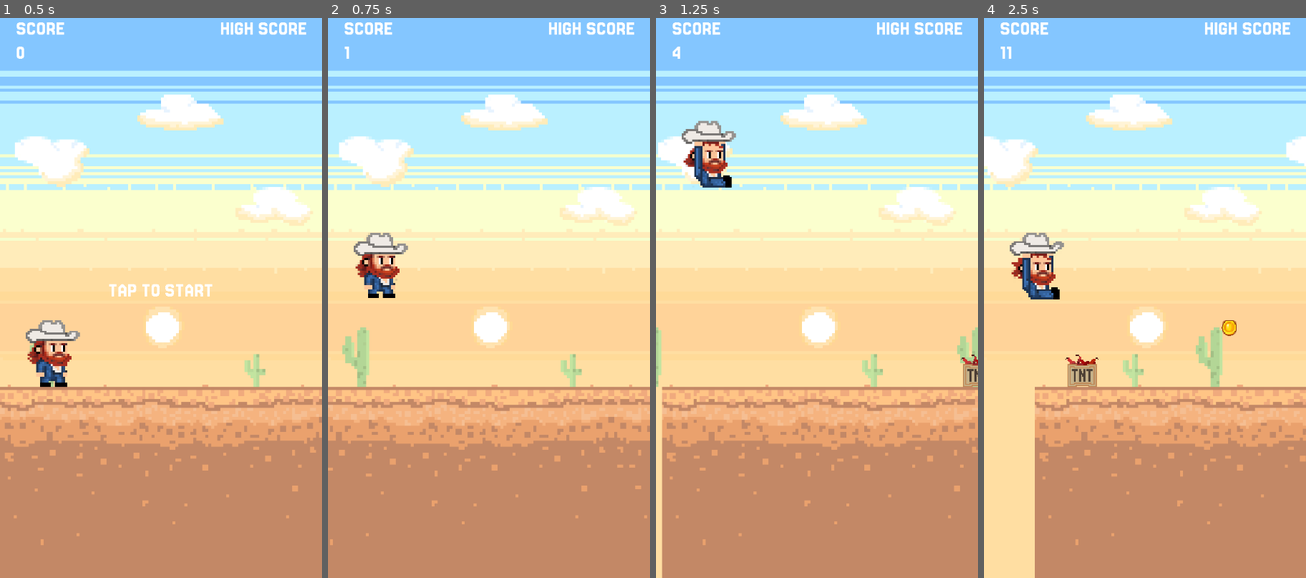
Above: before the commit, frames 1-4 (left to right).
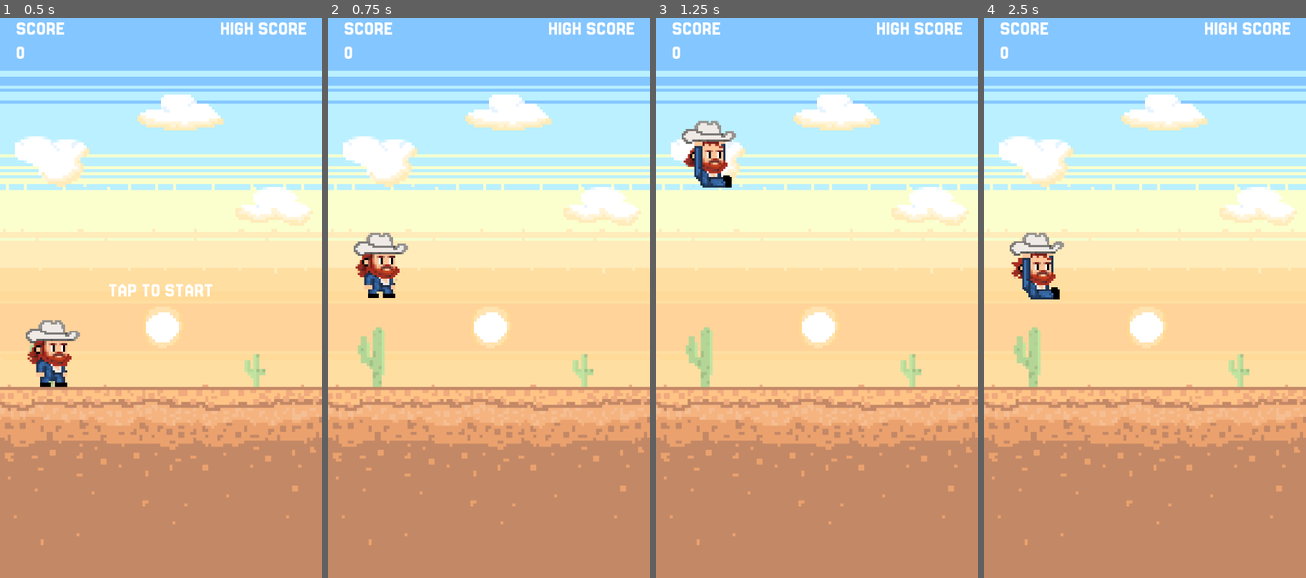
Above: after the commit, the same moments.

Repository: rgomezp/cowboy-game
Game: Godot game, scene res://scenes/main.tscn
Same seed, same stepped clock (60 frames per second), same inputs: the game is played once before the commit and once after it.
Inputs:
- Up to frame 1 (0.5 s): no input
- Up to frame 2 (0.75 s): tap Enter (ui_accept) at 0.5 s
- Up to frame 3 (1.25 s): tap Enter (ui_accept) at 0.77 s
- Up to frame 4 (2.5 s): tap Enter (ui_accept) at 1.52 s; hold Down (ui_down) from 2.03 s (still down)

Frame 1 is identical in both runs. In frame 2, 5.4% of the frame differs, in the area x 0-100%, y 5-95%; in frame 3, 7.5%; in frame 4, 15%, in the area x 0-100%, y 5-100%.
Error after the commit: Invalid call. Nonexistent function 'set_difficulty_level' in base 'Node (ObstacleManager.gd)'. (res://scenes/main.gd:281)

Commit message:
Add difficulty level system with 3 levels
- Add difficulty level tracking based on distance thresholds
- Level 1: 0-19,999 distance (speed 10)
- Level 2: 20,000-499,999 distance (speed 12.5)
- Level 3: 500,000+ distance (speed 15)
- Replace distance-based speed calculation with level-based speeds
- Add difficulty level display to HUD for debugging
- Reset difficulty level on new game

Diff:
--- a/scenes/main.gd
+++ b/scenes/main.gd
@@ -59,6 +59,12 @@
 var game_over_in_progress : bool = false  # Track if game over is already triggered
 var explosion_in_progress : bool = false  # Track if TNT explosion is playing (stops movement)
 
+# Difficulty system
+var current_difficulty_level : int = 1
+const LEVEL_1_THRESHOLD : int = 0      # Start at level 1
+const LEVEL_2_THRESHOLD : int = 20000  # Switch to level 2 at 20k distance
+const LEVEL_3_THRESHOLD : int = 500000 # Switch to level 3 at 50k distance
+
 # Score delta display variables
 var score_delta_timer: float = 0.0
 var score_delta_color_white: bool = true  # Track color alternation
@@ -204,6 +210,7 @@
 	game_running = false
 	get_tree().paused = false
 	distance = 0  # Reset distance
+	current_difficulty_level = 1  # Reset to level 1
 
 	# Reset the nodes
 	$Player.position = PLAYER_START_POS
@@ -223,6 +230,30 @@
 	# Reset music to play from the beginning
 	reset_music()
 
+func update_difficulty_level():
+	# Determine difficulty level based on distance
+	if distance >= LEVEL_3_THRESHOLD:
+		current_difficulty_level = 3
+	elif distance >= LEVEL_2_THRESHOLD:
+		current_difficulty_level = 2
+	else:
+		current_difficulty_level = 1
+
+func update_hud_difficulty_level():
+	# Update HUD with current difficulty level for debugging
+	if not $Hud.has_node("DifficultyLevel"):
+		# Create difficulty level label if it doesn't exist
+		var level_label = Label.new()
+		level_label.name = "DifficultyLevel"
+		level_label.text = "Level: " + str(current_difficulty_level)
+		level_label.position = Vector2(54, 10)
+		var font = load("res://assets/fonts/retro.ttf")
+		if font:
+			level_label.add_theme_font_override("font", font)
+		level_label.add_theme_font_size_override("font_size", 40)
+		$Hud.add_child(level_label)
+	else:
+		$Hud.get_node("DifficultyLevel").text = "Level: " + str(current_difficulty_level)
 
 # Game logic happens here
 func _process(delta: float) -> void:
@@ -231,32 +262,51 @@
 		if powerup_manager:
 			powerup_manager.update(delta, self)
 
-		# Calculate speed based on distance traveled, not score
-		@warning_ignore("integer_division")
-		speed = START_SPEED + distance / SPEED_MODIFIER
-		if speed > MAX_SPEED:
-			speed = MAX_SPEED
+		# Update difficulty level based on distance
+		update_difficulty_level()
+
+		# Calculate speed based on difficulty level
+		# Level 1: speed 10, Level 2: speed 12.5, Level 3: speed 15
+		if current_difficulty_level == 1:
+			speed = 10.0
+		elif current_difficulty_level == 2:
+			speed = 12.5
+		else:  # Level 3
+			speed = 15.0
 
 		# Apply powerup speed modifier (e.g., from gokart)
 		speed *= powerup_manager.get_speed_modifier()
 
-		# Generate obstacles
-		var new_obstacle = obstacle_manager.generate_obstacle(distance)
-		if new_obstacle:
-			obstacle_manager.add_obstacle(new_obstacle)
-
-		# Check butterfly spawning
-		var butterfly = butterfly_spawner.update(delta, distance)
+		# Update obstacle manager with current difficulty level
+		obstacle_manager.set_difficulty_level(current_difficulty_level)
+
+		# Generate obstacles (returns array - single at level 1, pair at level 2+)
+		# Use actual camera position for accurate spawning
+		var new_obstacles = obstacle_manager.generate_obstacle(distance, $Camera2D.position.x)
+		for new_obstacle in new_obstacles:
+			if new_obstacle:
+				obstacle_manager.add_obstacle(new_obstacle)
+
+		# Update butterfly spawner with current difficulty level
+		butterfly_spawner.set_difficulty_level(current_difficulty_level)
+
+		# Check butterfly spawning (always single, frequency adjusts with difficulty)
+		# Use actual camera position for accurate spawning
+		var butterfly = butterfly_spawner.update(delta, distance, $Camera2D.position.x)
 		if butterfly:
 			obstacle_manager.add_obstacle(butterfly)
 
-		# Check coin spawning
-		var coin = coin_spawner.update(delta, distance)
+		# Check coin spawning (use actual camera position for accurate spawning)
+		var coin = coin_spawner.update(delta, distance, $Camera2D.position.x)
 		if coin:
 			coin_manager.add_coin(coin)
 
-		# Check foe spawning
-		var foe = foe_spawner.update(distance)
+		# Update foe spawner with current difficulty level
+		foe_spawner.set_difficulty_level(current_difficulty_level)
+
+		# Check foe spawning (always single, frequency adjusts with difficulty)
+		# Use actual camera position for accurate spawning
+		var foe = foe_spawner.update(distance, $Camera2D.position.x)
 		if foe:
 			foe_manager.add_foe(foe)
 
@@ -295,6 +345,9 @@
 				# Hide label after 1 second
 				$Hud.get_node("ScoreValueDelta").hide()
 				score_delta_timer = 0.0
+
+		# Update HUD with current difficulty level
+		update_hud_difficulty_level()
 	else:
 		if Input.is_action_pressed("ui_accept"):
 			game_running = true
